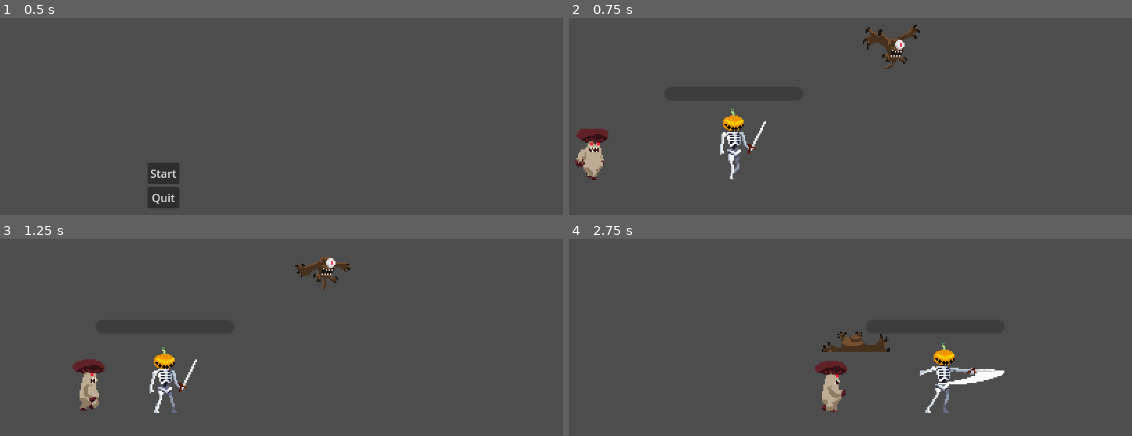
Above: before the commit, frames 1-4 (two rows, left to right).
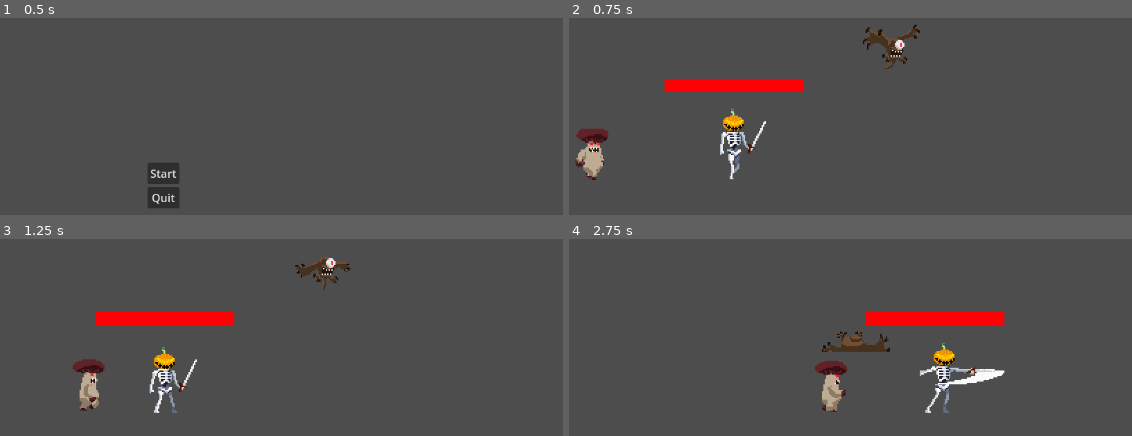
Above: after the commit, the same moments.

Repository: EdisonLing/skullsearch
Game: Godot game, scene res://scenes/menu.tscn
The game is run twice, just before and just after one commit, with the same random seed, the same clock (stepped at 60 frames per second) and the same inputs.
Inputs:
- Up to frame 1 (0.5 s): no input
- Up to frame 2 (0.75 s): click "Start" at 0.5 s
- Up to frame 3 (1.25 s): no input
- Up to frame 4 (2.75 s): hold Right (move_right) from 1.28 s (still down); tap E (attack) at 1.35, 2.1 s; tap Space (jump) at 1.52, 2.27 s

Frame 1 is identical in both runs. In frame 2, 1.6% of the frame differs, in the area x 16-42%, y 30-38%; in frame 3, 1.9%; in frame 4, 1.9%, in the area x 52-78%, y 36-45%.

Commit message:
Added health bar that updates based on health

Diff:
--- a/skull-search/scenes/player.tscn
+++ b/skull-search/scenes/player.tscn
@@ -364,6 +364,12 @@
 "name": &"walking",
 "speed": 10.0
 }]
+
+[sub_resource type="StyleBoxFlat" id="StyleBoxFlat_bpsej"]
+bg_color = Color(0.103744, 0.103744, 0.103743, 1)
+
+[sub_resource type="StyleBoxFlat" id="StyleBoxFlat_1vu7v"]
+bg_color = Color(1, 0, 0.0166664, 1)
 
 [sub_resource type="CapsuleShape2D" id="CapsuleShape2D_fmuv3"]
 radius = 10.25
@@ -387,18 +393,21 @@
 frame = 8
 frame_progress = 0.718316
 
-[node name="ProgressBar" type="ProgressBar" parent="AnimatedSprite2D"]
+[node name="HealthBar" type="ProgressBar" parent="AnimatedSprite2D"]
 anchors_preset = 8
 anchor_left = 0.5
 anchor_top = 0.5
 anchor_right = 0.5
 anchor_bottom = 0.5
 offset_left = -101.0
-offset_top = -67.5556
+offset_top = -73.6508
 offset_right = -1.0
-offset_bottom = -57.5556
+offset_bottom = -63.6508
 grow_horizontal = 2
 grow_vertical = 2
+theme_override_styles/background = SubResource("StyleBoxFlat_bpsej")
+theme_override_styles/fill = SubResource("StyleBoxFlat_1vu7v")
+value = 100.0
 show_percentage = false
 
 [node name="Hitbox" type="Area2D" parent="."]
--- a/skull-search/scripts/player.gd
+++ b/skull-search/scripts/player.gd
@@ -4,6 +4,7 @@
 const JUMP_VELOCITY = -300.0
 
 @onready var animated_sprite: AnimatedSprite2D = $AnimatedSprite2D
+@onready var health_bar: ProgressBar = $AnimatedSprite2D/HealthBar
 
 var enemy_in_range = false
 var enemy_attack_cooldown = true
@@ -15,6 +16,8 @@
 var hit_ip = false
 func _ready():
 	print("start")
+	health_bar.max_value = 100
+	health_bar.value = health
 
 func _physics_process(delta: float) -> void:
 	enemy_attack()
@@ -97,8 +100,10 @@
 			player_hit = true
 			hit_ip = true
 			health = health - 20
+			health_bar.value = health
 		else:
 			health = 0
+			health_bar.value = health
 			player_alive = false
 		enemy_attack_cooldown = false
 		$attackCD.start()
Not shown: 1 places in skull-search/scenes/player.tscn that only renumber resources
